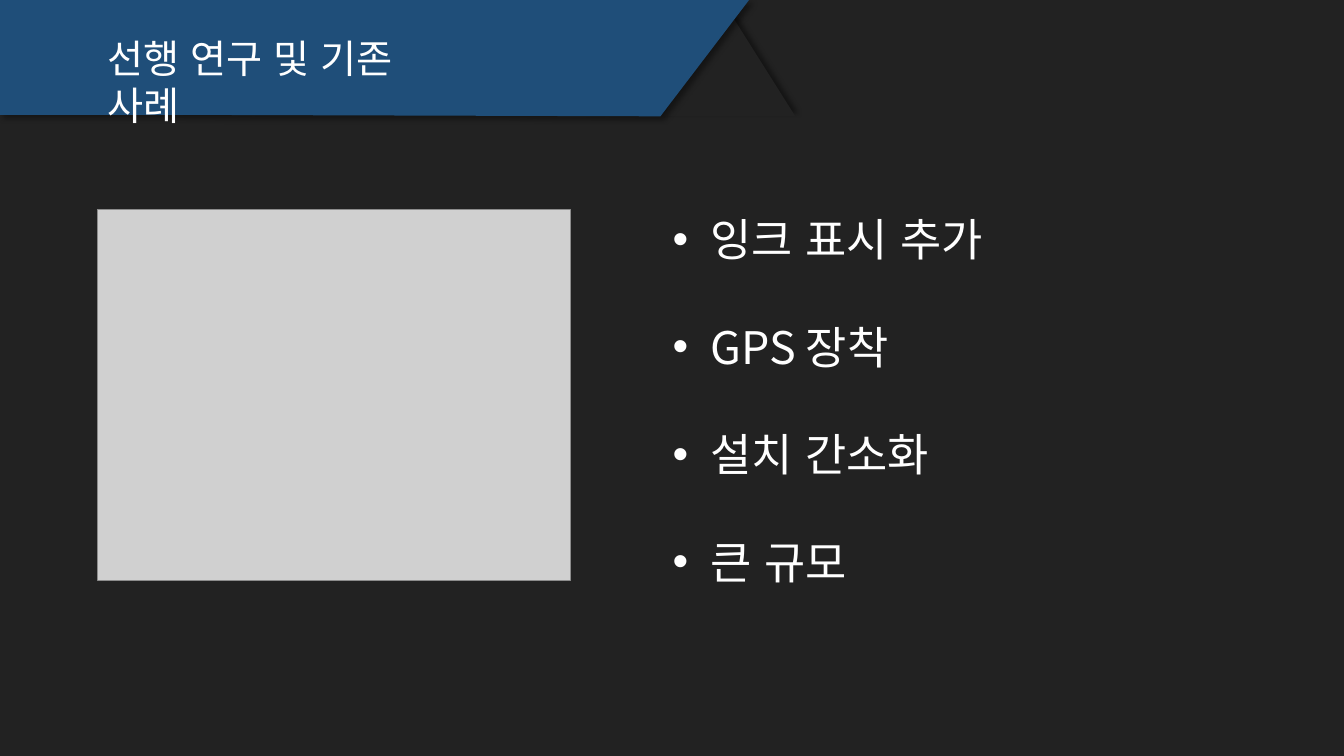
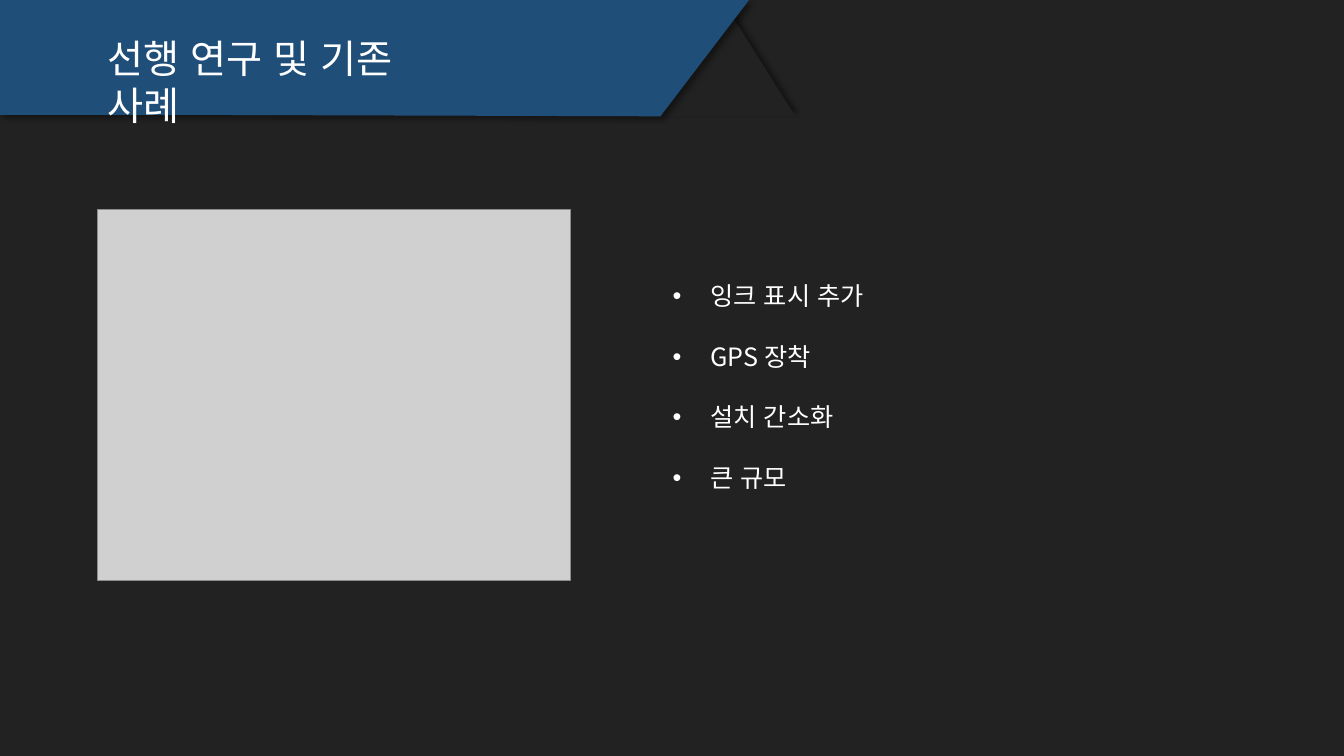
Before and after one commit to TRpop/GoRail, a slide deck: slide 7 of 중간발표/김동환 박규하 김현종 피피티 완.pptx. Drawn at 1344x756 pixels with LibreOffice and Linux fonts; fonts in the diff are those of the drawing; grey boxes stand for pictures. Boxes give left, top, right and bottom in pixels: in the first picture for what was removed or moved away, otherwise in the second. Text is boxed around its words. In the diff, an @@ line names an element or a change of style, - is before the commit and + after.

```diff
--- a/중간발표/김동환 박규하 김현종 피피티 완.pptx
+++ b/중간발표/김동환 박규하 김현종 피피티 완.pptx
@@ text "잉크 표시 추가": place and size @@
-text "잉크 표시 추가" at box(710, 219, 982, 583)
+text "잉크 표시 추가" at box(710, 284, 863, 489)
@@ text "잉크 표시 추가" at box(710, 284, 863, 489): size 32 to 18 pt @@
```
Also in this commit, not shown: 3 other slides changed, 1 slide added, 2 slides removed, 7 other files.
